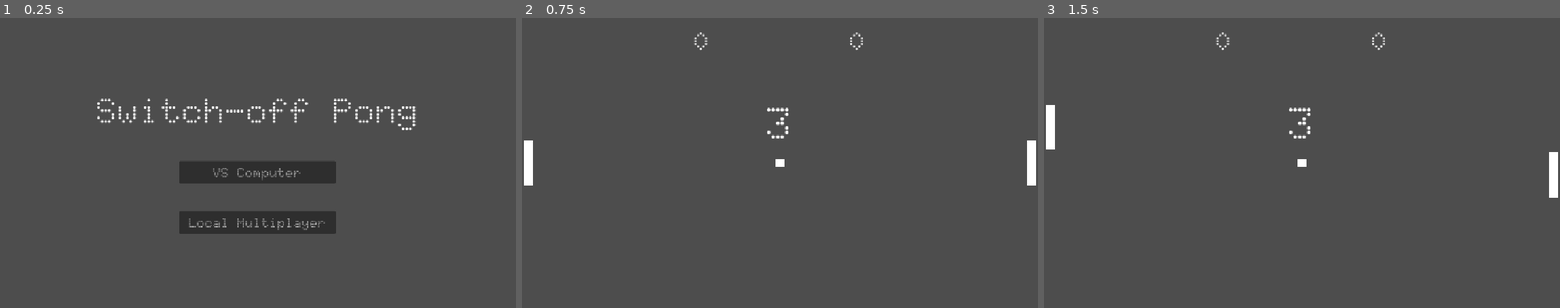
Above: before the commit, frames 1-3 (left to right).
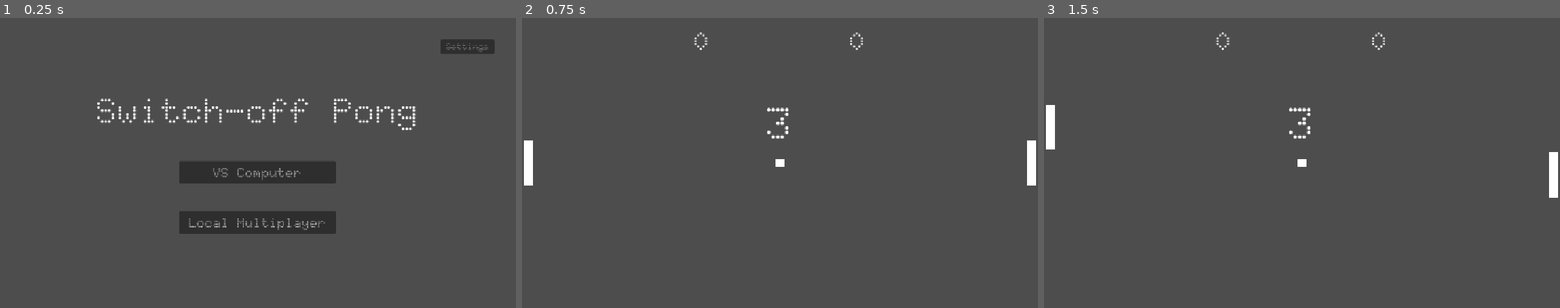
Above: after the commit, the same moments.

Repository: SpykieLucilius/Switch-Off-Pong
Game: Godot game, scene res://scenes/menus/start_screen.tscn
Two runs of this game, one before a commit and one after it. Both use one fixed random seed, a clock stepped at 60 frames per second and the inputs below.
Inputs (mouse positions are in pixels of both pictures, inside the frame that each line leads up to):
- Up to frame 1 (0.25 s): no input
- Up to frame 2 (0.75 s): click "Local Multiplayer" at 0.5 s
- Up to frame 3 (1.5 s): tap Enter at 1.25 s; move the mouse to (1415, 148) at 1.27 s; hold W (p1_Up) from 1.28 s (still down); tap Down (p2_Down) at 1.35 s; click (1415, 148) at 1.42 s

The runs differ from the first frame. In frame 1, 0.4% of the frame differs, in the area x 85-96%, y 7-13%; in frame 2, nothing differs; in frame 3, nothing differs.

Commit message:
adding settings screen

Diff:
--- /dev/null
+++ b/default_bus_layout.tres
@@ -0,0 +1,9 @@
+[gd_resource type="AudioBusLayout" format=3 uid="uid://d08xm0paon7gl"]
+
+[resource]
+bus/1/name = &"SFX"
+bus/1/solo = false
+bus/1/mute = false
+bus/1/bypass_fx = false
+bus/1/volume_db = 0.0
+bus/1/send = &"Master"
--- a/scenes/menus/difficulty_screen.tscn
+++ b/scenes/menus/difficulty_screen.tscn
@@ -6,7 +6,7 @@
 
 [node name="difficulty_screen" type="Node2D" unique_id=261447241]
 script = ExtResource("1_frb05")
-sfx_button = ExtResource("3_sijg8")
+sfx_player = ExtResource("3_sijg8")
 
 [node name="DifficultyTitle" type="Label" parent="." unique_id=1333384606]
 offset_left = 168.0
--- a/scenes/menus/main.tscn
+++ b/scenes/menus/main.tscn
@@ -26,7 +26,7 @@
 
 [node name="Main" type="Node2D" unique_id=2092328544]
 script = ExtResource("1_1bvp3")
-sfx_button = ExtResource("9_kbuax")
+sfx_player = ExtResource("9_kbuax")
 
 [node name="Player1" type="CharacterBody2D" parent="." unique_id=1693102597]
 position = Vector2(15, 324)
@@ -72,9 +72,11 @@
 
 [node name="SfxPaddle" type="AudioStreamPlayer2D" parent="Ball" unique_id=1485375916]
 stream = ExtResource("5_q4m8a")
+bus = &"SFX"
 
 [node name="SfxWall" type="AudioStreamPlayer2D" parent="Ball" unique_id=14843734]
 stream = ExtResource("6_edf0w")
+bus = &"SFX"
 
 [node name="WallTop" type="StaticBody2D" parent="." unique_id=980222559]
 position = Vector2(576, -4)
@@ -154,6 +156,7 @@
 
 [node name="SfxGoal" type="AudioStreamPlayer2D" parent="." unique_id=1071817642]
 stream = ExtResource("8_edf0w")
+bus = &"SFX"
 
 [node name="MainMenuButton" type="Button" parent="." unique_id=1939781654]
 visible = false
--- /dev/null
+++ b/scenes/menus/settings_screen.tscn
@@ -0,0 +1,54 @@
+[gd_scene format=3 uid="uid://u4sr4kxloqsu"]
+
+[ext_resource type="Script" uid="uid://dahqmgmg4lgwh" path="res://scripts/menus/settings_screen.gd" id="1_t0qp0"]
+[ext_resource type="FontFile" uid="uid://nk2ryojnnbsa" path="res://assets/fonts/Doto_Rounded-Bold.ttf" id="2_1glqh"]
+[ext_resource type="AudioStream" uid="uid://bpmaxj0o0suhc" path="res://assets/audio/sfx/buttonBeep.wav" id="2_oulsc"]
+
+[node name="settings_screen" type="Node2D" unique_id=17405919]
+script = ExtResource("1_t0qp0")
+sfx_player = ExtResource("2_oulsc")
+
+[node name="SettingsTitle" type="Label" parent="." unique_id=1087655759]
+offset_left = 384.0
+offset_top = 64.0
+offset_right = 768.0
+offset_bottom = 160.0
+theme_override_fonts/font = ExtResource("2_1glqh")
+theme_override_font_sizes/font_size = 80
+text = "Settings"
+
+[node name="SfxSoundSlider" type="HSlider" parent="." unique_id=1074740181]
+offset_left = 384.0
+offset_top = 312.0
+offset_right = 960.0
+offset_bottom = 328.0
+
+[node name="SoundSettings" type="Label" parent="." unique_id=1550860559]
+offset_left = 64.0
+offset_top = 208.0
+offset_right = 484.0
+offset_bottom = 269.0
+theme_override_fonts/font = ExtResource("2_1glqh")
+theme_override_font_sizes/font_size = 50
+text = "Sound settings"
+
+[node name="SfxSettings" type="Label" parent="." unique_id=1298838834]
+offset_left = 120.0
+offset_top = 296.0
+offset_right = 330.0
+offset_bottom = 339.0
+theme_override_fonts/font = ExtResource("2_1glqh")
+theme_override_font_sizes/font_size = 35
+text = "SFX Volume"
+
+[node name="BackButton" type="Button" parent="." unique_id=1951494097]
+offset_left = 64.0
+offset_top = 40.0
+offset_right = 164.0
+offset_bottom = 85.0
+theme_override_fonts/font = ExtResource("2_1glqh")
+theme_override_font_sizes/font_size = 30
+text = "Back"
+
+[connection signal="value_changed" from="SfxSoundSlider" to="." method="_on_sfx_sound_slider_value_changed"]
+[connection signal="pressed" from="BackButton" to="." method="_on_back_button_pressed"]
--- a/scenes/menus/start_screen.tscn
+++ b/scenes/menus/start_screen.tscn
@@ -6,7 +6,7 @@
 
 [node name="StartScreen" type="Node2D" unique_id=1867895430]
 script = ExtResource("1_ncxyx")
-sfx_button = ExtResource("3_ec65r")
+sfx_player = ExtResource("3_ec65r")
 
 [node name="GameTitle" type="Label" parent="." unique_id=670712785]
 offset_left = 216.0
@@ -35,5 +35,15 @@
 theme_override_font_sizes/font_size = 30
 text = "VS Computer"
 
+[node name="SettingsButton" type="Button" parent="." unique_id=1707897697]
+offset_left = 984.0
+offset_top = 48.0
+offset_right = 1104.0
+offset_bottom = 80.0
+theme_override_fonts/font = ExtResource("2_pevhg")
+theme_override_font_sizes/font_size = 20
+text = "Settings"
+
 [connection signal="pressed" from="MultiplayerButton" to="." method="_on_multiplayer_button_pressed"]
 [connection signal="pressed" from="ComputerButton" to="." method="_on_ai_button_pressed"]
+[connection signal="pressed" from="SettingsButton" to="." method="_on_settings_button_pressed"]
--- a/scripts/menus/difficulty_screen.gd
+++ b/scripts/menus/difficulty_screen.gd
@@ -1,6 +1,6 @@
 extends Node2D
 
-@export var sfx_button: AudioStream
+@export var sfx_player: AudioStream
 @onready var impossible_button = $ImpossibleButton
 
 var click_count = 0
@@ -9,32 +9,32 @@
 	pass
 
 func _on_easy_button_pressed():
-	GameManager.play_sfx(sfx_button)
+	GameManager.play_sfx(sfx_player)
 	GameManager.difficulty = "easy"
 	get_tree().change_scene_to_file("res://scenes/menus/main.tscn")
 
 func _on_medium_button_pressed():
-	GameManager.play_sfx(sfx_button)
+	GameManager.play_sfx(sfx_player)
 	GameManager.difficulty = "medium"
 	get_tree().change_scene_to_file("res://scenes/menus/main.tscn")
 
 func _on_hard_button_pressed():
-	GameManager.play_sfx(sfx_button)
+	GameManager.play_sfx(sfx_player)
 	GameManager.difficulty = "hard"
 	get_tree().change_scene_to_file("res://scenes/menus/main.tscn")
 
 func _on_back_button_pressed():
-	GameManager.play_sfx(sfx_button)
+	GameManager.play_sfx(sfx_player)
 	get_tree().change_scene_to_file("res://scenes/menus/start_screen.tscn")
 
 func _on_impossible_button_pressed():
-	GameManager.play_sfx(sfx_button)
+	GameManager.play_sfx(sfx_player)
 	GameManager.difficulty = "impossible"
 	get_tree().change_scene_to_file("res://scenes/menus/main.tscn")
 
 func _on_difficulty_title_gui_input(event):
 	if event is InputEventMouseButton and event.pressed:
-		GameManager.play_sfx(sfx_button)
+		GameManager.play_sfx(sfx_player)
 		click_count += 1
 		if click_count >= 10:
 			impossible_button.visible = true
--- a/scripts/menus/game_manager.gd
+++ b/scripts/menus/game_manager.gd
@@ -2,11 +2,13 @@
 
 var game_mode = "multiplayer"
 var difficulty = "normal"
-var _sfx_button: AudioStreamPlayer
+var _sfx_player: AudioStreamPlayer
+var sfx_volume = 0.5
 
 func play_sfx(stream: AudioStream):
-    if _sfx_button == null:
-        _sfx_button = AudioStreamPlayer.new()
-        add_child(_sfx_button)
-    _sfx_button.stream = stream
-    _sfx_button.play()
+    if _sfx_player == null:
+        _sfx_player = AudioStreamPlayer.new()
+        add_child(_sfx_player)
+        _sfx_player.bus = "SFX"
+    _sfx_player.stream = stream
+    _sfx_player.play()
--- a/scripts/menus/main.gd
+++ b/scripts/menus/main.gd
@@ -12,7 +12,7 @@
 @onready var countdown_label = $CountdownLabel
 @onready var ball = $Ball
 @onready var sfx_goal = $SfxGoal
-@export var sfx_button: AudioStream
+@export var sfx_player: AudioStream
 @onready var player_1 = $Player1
 @onready var player_2 = $Player2
 
@@ -55,8 +55,9 @@
 			start_countdown()
 
 func _on_replay_button_pressed() -> void:
-	GameManager.play_sfx(sfx_button)
+	GameManager.play_sfx(sfx_player)
 	replay_button.hide()
+	menu_button.hide()
 	victory_label.text = ""
 
 	score_p1 = 0
@@ -69,7 +70,7 @@
 	start_countdown()
 
 func _on_menu_button_pressed() -> void:
-	GameManager.play_sfx(sfx_button)
+	GameManager.play_sfx(sfx_player)
 	menu_button.hide()
 	get_tree().change_scene_to_file("res://scenes/menus/start_screen.tscn")
 
--- /dev/null
+++ b/scripts/menus/settings_screen.gd
@@ -0,0 +1,19 @@
+extends Node2D
+
+@onready var sfx_slider = $SfxSoundSlider
+@export var sfx_player: AudioStream
+
+func _ready():
+	sfx_slider.min_value = 0.0
+	sfx_slider.max_value = 1.0
+	sfx_slider.step = 0.01
+	sfx_slider.value = GameManager.sfx_volume
+
+func _on_sfx_sound_slider_value_changed(value: float):
+	GameManager.sfx_volume = value
+	AudioServer.set_bus_volume_db(AudioServer.get_bus_index("SFX"), linear_to_db(value))
+	GameManager.play_sfx(sfx_player)
+
+func _on_back_button_pressed():
+	GameManager.play_sfx(sfx_player)
+	get_tree().change_scene_to_file("res://scenes/menus/start_screen.tscn")
--- a/scripts/menus/start_screen.gd
+++ b/scripts/menus/start_screen.gd
@@ -1,13 +1,17 @@
 extends Node2D
 
-@export var sfx_button: AudioStream
+@export var sfx_player: AudioStream
 
 func _on_multiplayer_button_pressed():
-	GameManager.play_sfx(sfx_button)
+	GameManager.play_sfx(sfx_player)
 	GameManager.game_mode = "multiplayer"
 	get_tree().change_scene_to_file("res://scenes/menus/main.tscn")
 
 func _on_ai_button_pressed():
-	GameManager.play_sfx(sfx_button)
+	GameManager.play_sfx(sfx_player)
 	GameManager.game_mode = "ai"
 	get_tree().change_scene_to_file("res://scenes/menus/difficulty_screen.tscn")
+
+func _on_settings_button_pressed():
+	GameManager.play_sfx(sfx_player)
+	get_tree().change_scene_to_file("res://scenes/menus/settings_screen.tscn")
--- a/scripts/players/ball.gd
+++ b/scripts/players/ball.gd
@@ -42,7 +42,7 @@
 			else:
 				_fade_out()
 				is_hidden = true
-				hide_timer = randf_range(1.5, 3.0)
+				hide_timer = randf_range(1.0, 2.0)
 
 func reset():
 	var screen_center = get_viewport().get_visible_rect().size / 2.0
Not shown, added: scripts/menus/settings_screen.gd.uid
